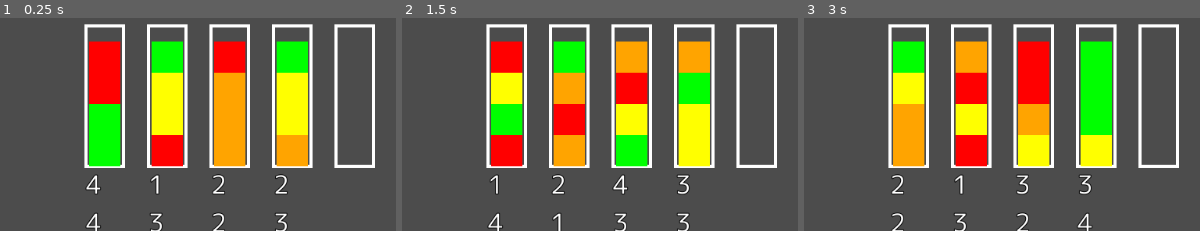
Above: before the commit, frames 1-3 (left to right).
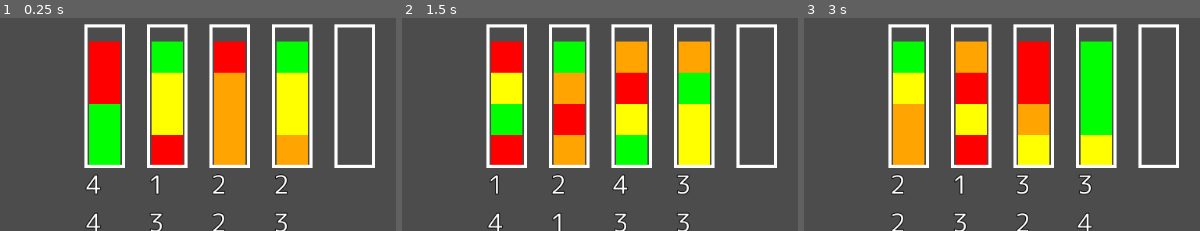
Above: after the commit, the same moments.

Repository: syun77/gd_sortpuzzle
Game: Godot game, scene res://Main.tscn
Same seed, same stepped clock (60 frames per second), same inputs: the game is played once before the commit and once after it.
Inputs:
- Up to frame 1 (0.25 s): no input
- Up to frame 2 (1.5 s): click "やり直し" at 0.5 s; click "次のゲーム" at 1.25 s
- Up to frame 3 (3 s): click "やり直し" at 2 s; click "次のゲーム" at 2.75 s
The pictures show only the part of the screen within x 1-51%, y 0-50%; the shares and areas given below are measured in that part.

The runs differ from the first frame. In frame 1, 0.4% of the frame differs, in the area x 22-78%, y 68-70%; in frame 2, 0.4%; in frame 3, 0.4%.

Commit message:
描画と処理の分離を実装

Diff:
--- a/Main.gd
+++ b/Main.gd
@@ -6,7 +6,7 @@
 # -------------------------------------------
 const TileBoxObj = preload("res://WaterTileBox.tscn")
 const TileObj = preload("res://WaterTile.tscn")
-const ReplayObj = preload("res://src/reply/ReplayMgr.gd")
+const ReplayObj = preload("res://src/replay/ReplayMgr.gd")
 
 # -------------------------------------------
 # consts.
@@ -21,9 +21,10 @@
 # -------------------------------------------
 # vars.
 # -------------------------------------------
-var _selected_box = WaterCommon.INVALID_BOX_IDX # 選んでいる箱.
+var _replay_mgr:ReplayMgr = null
+var _logic:WaterLogic = null
+
 var _box_list = []
-var _replay_mgr:ReplayMgr
 
 # -------------------------------------------
 # private functions.
@@ -32,85 +33,57 @@
 ## 開始.
 func _ready() -> void:
 	_replay_mgr = ReplayObj.new()
+	_logic = WaterLogic.new()
 
 	WaterCommon.new_game_rnd() # 乱数を初期化.
 	# シード値を入れる.
 	_spinbox_seed.value = WaterCommon.get_seed()
 
-	var box_num = 4
-	var tbl = []
-	for j in range(box_num):
-		for i in range(WaterCommon.BOX_CAPACITY_NUM):
-			tbl.append(j + 1) # 1始まり.
-	tbl.shuffle()
+	_logic.create(4, 1)
 
-	print(tbl)
-
-	var box:WaterTileBox = null
-	var box_idx = 0
-	for i in range(tbl.size()):
-		var v = tbl[i]
-		box_idx = int(i / WaterCommon.BOX_CAPACITY_NUM)
-		var tile_idx = i % WaterCommon.BOX_CAPACITY_NUM
-		if tile_idx == 0:
-			# 箱を生成.
-			box = TileBoxObj.instance()
-			box.setup(box_idx)
-			add_child(box)
-			_box_list.append(box)
-
-		# タイルを生成.
-		var tile = TileObj.instance()
-		tile.setup(box_idx, tile_idx, v)
-		box.push(tile)
-		add_child(tile)
-
-	# 空の容器を作っておく.
-	box_idx += 1
-	for i in range(1):
-		box = TileBoxObj.instance()
-		box.setup(box_idx)
+	# logicを元にゲームオブジェクトを生成する.
+	for i in range(_logic.count_box()):
+		var box = TileBoxObj.instance()
+		box.setup(i)
+		for j in range(_logic.count_tile(i)):
+			var color = _logic.get_tile_color(i, j)
+			if color == WaterCommon.eColor.NONE:
+				break
+			var tile = TileObj.instance()
+			tile.setup(i, j, color)
+			box.push(tile)
+			add_child(tile)
+		_box_list.append(box)
 		add_child(box)
-		_box_list.append(box)
-		box_idx += 1
 
 ## 更新.
 func _process(delta: float) -> void:
 	if Input.is_action_just_pressed("ui_click"):
 		# 箱の選択.
 		var box_idx = _focus_box()
-		# 2箇所選択したら入れ替える.
-		if _check_swap_box(_selected_box, box_idx):
-			# 入れ替え実行.
-			_swap_box(_selected_box, box_idx)
-			# 入れ替えできたら非選択にする.
-			box_idx = WaterCommon.INVALID_BOX_IDX
+		var data = ReplayData.new()
+		if _logic.update(box_idx, data):
+			# 入れ替えできたので表示の更新が必要.
+			print(data)
+			var src_box:WaterTileBox = _box_list[data.src_box]
+			var dst_box:WaterTileBox = _box_list[data.dst_box]
+			for _i in range(data.count):
+				var src_tile:WaterTile = src_box.pop()
+				dst_box.push(src_tile)
 
-		# 箱の選択状態の更新.
-		if _update_box_select(box_idx):
-			_selected_box = box_idx
-		else:
-			# 選択できなかった.
-			_selected_box = WaterCommon.INVALID_BOX_IDX
+		# 選択カーソルの更新.
+		box_idx = _logic.get_selected_box()
+		for box in _box_list:
+			if box.get_idx() == box_idx:
+				if box.is_selected():
+					box.set_selected(false) # すでに選択していたら解除.
+				else:
+					box.set_selected(true) # 選択している.
+			else:
+				box.set_selected(false)
 
 	_update_ui(delta)
 
-## 更新 > 箱の選択
-## @return 選択できたらtrue
-func _update_box_select(box_idx:int) -> bool:
-	var ret = false
-
-	for box in _box_list:
-		if box.get_idx() == box_idx:
-			if box.is_selected():
-				box.set_selected(false) # すでに選択していたら解除.
-			else:
-				box.set_selected(true) # 選択している.
-				ret = true # 選択できた.
-		else:
-			box.set_selected(false)
-
-	return ret
 
 ## マウスの位置にある箱を取得する.
 func _focus_box() -> int:
@@ -131,58 +104,6 @@
 	# 選択していない.
 	return -1
 
-## 交換可能かどうか.
-func _check_swap_box(src_idx:int, dst_idx:int) -> bool:
-	if src_idx == WaterCommon.INVALID_BOX_IDX or dst_idx == WaterCommon.INVALID_BOX_IDX:
-		return false # どちらかが無効の場合は交換できない.
-
-	if src_idx == dst_idx:
-		return false # 同じ場合も交換できない.
-
-	var src_box:WaterTileBox = _box_list[src_idx]
-	var dst_box:WaterTileBox = _box_list[dst_idx]
-
-	if src_box.empty():
-		return false # 空なので移動できない.
-
-	if dst_box.empty():
-		# 移動先が空なら無条件で移動可能.
-		return true
-
-	if dst_box.full():
-		return false # 一杯なので移動不可.
-
-	var src_color = src_box.top_color()
-	var dst_color = dst_box.top_color()
-	if src_color != dst_color:
-		return false # 色が誓う.
-
-	# 交換できる.
-	return true
-
-func _swap_box(src_idx:int, dst_idx:int) -> void:
-	var src_box:WaterTileBox = _box_list[src_idx]
-	var dst_box:WaterTileBox = _box_list[dst_idx]
-
-	while true:
-		var src_tile = src_box.pop()
-		var dst_color = dst_box.top_color()
-		if dst_box.empty() == false:
-			# 移動先が空でない.
-			if src_tile.get_color() != dst_color:
-				# 違う色になったので終了.
-				# 戻しておきます.
-				src_box.push(src_tile)
-				break
-
-		# 移動先に追加.
-		dst_box.push(src_tile)
-
-		if src_box.empty():
-			break # 空になったので終了.
-		if dst_box.full():
-			break # 一杯になったので終了.
-
 ## 更新 > UI.
 func _update_ui(_delta:float) -> void:
 	pass
--- a/WaterCommon.gd
+++ b/WaterCommon.gd
@@ -18,7 +18,8 @@
 const INVALID_BOX_IDX = -1 # 無効とする箱番号.
 
 enum eColor {
-	BLACK,
+	NONE, # 無効な色.
+
 	RED,
 	ORANGE,
 	YELLOW,
--- a/WaterTile.gd
+++ b/WaterTile.gd
@@ -40,7 +40,7 @@
 ## 色を取得する.
 func _get_color() -> Color:
 	match _color:
-		WaterCommon.eColor.BLACK:
+		WaterCommon.eColor.NONE:
 			return Color.black
 		WaterCommon.eColor.RED:
 			return Color.red
--- a/project.godot
+++ b/project.godot
@@ -12,14 +12,14 @@
 "base": "Reference",
 "class": "ReplayData",
 "language": "GDScript",
-"path": "res://src/reply/ReplayData.gd"
+"path": "res://src/replay/ReplayData.gd"
 }, {
 "base": "Reference",
 "class": "ReplayMgr",
 "language": "GDScript",
-"path": "res://src/reply/ReplayMgr.gd"
+"path": "res://src/replay/ReplayMgr.gd"
 }, {
-"base": "Node",
+"base": "Reference",
 "class": "WaterLogic",
 "language": "GDScript",
 "path": "res://src/field/WaterLogic.gd"
--- a/src/field/WaterLogic.gd
+++ b/src/field/WaterLogic.gd
@@ -1,5 +1,3 @@
-extends Node
-
 class_name WaterLogic
 
 ## タイルオブジェクト.
@@ -99,11 +97,23 @@
 	func set_selected(b:bool) -> void:
 		_selected = b
 
+	func count_tile() -> int:
+		return _stack.size()
+
+	func get_tile(pos:int) -> MyTile:
+		if pos < 0 or count_tile() <= pos:
+			return null
+		return _stack[pos]
+
 # ----------------------------------------------
 # vars.
 # ----------------------------------------------
 var _box_list = []
-
+var _selected_box = WaterCommon.INVALID_BOX_IDX # 選んでいる箱.
+
+# ----------------------------------------------
+# public functions.
+# ----------------------------------------------
 ## 生成.
 func create(fill_cnt:int, empty_cnt:int) -> void:
 	var tbl = []
@@ -129,7 +139,6 @@
 		var tile = MyTile.new()
 		tile.setup(box_idx, tile_idx, v)
 		box.push(tile)
-		add_child(tile)
 
 	# 空の容器を作っておく.
 	box_idx += 1
@@ -138,3 +147,138 @@
 		box.setup(box_idx)
 		_box_list.append(box)
 		box_idx += 1
+
+## 更新.]
+func update(box_idx:int, data:ReplayData) -> bool:
+	var ret = false # 入れ替えできたかどうか.
+
+	# 2箇所選択したら入れ替える.
+	if _check_swap_box(_selected_box, box_idx):
+		# 入れ替え実行.
+		data.count = _swap_box(_selected_box, box_idx)
+
+		# 返却用データの設定.
+		data.src_box = _selected_box
+		data.dst_box = box_idx
+		ret = true
+
+		# 入れ替えできたら非選択にする.
+		box_idx = WaterCommon.INVALID_BOX_IDX
+
+	# 箱の選択状態の更新.
+	if _update_box_select(box_idx):
+		_selected_box = box_idx
+	else:
+		# 選択できなかった.
+		_selected_box = WaterCommon.INVALID_BOX_IDX
+
+	return ret
+
+# ----------------------------------------------
+# private functions.
+# ----------------------------------------------
+## 交換可能かどうか.
+func _check_swap_box(src_idx:int, dst_idx:int) -> bool:
+	if src_idx == WaterCommon.INVALID_BOX_IDX or dst_idx == WaterCommon.INVALID_BOX_IDX:
+		return false # どちらかが無効の場合は交換できない.
+
+	if src_idx == dst_idx:
+		return false # 同じ場合も交換できない.
+
+	var src_box:MyBox = _box_list[src_idx]
+	var dst_box:MyBox = _box_list[dst_idx]
+
+	if src_box.empty():
+		return false # 空なので移動できない.
+
+	if dst_box.empty():
+		# 移動先が空なら無条件で移動可能.
+		return true
+
+	if dst_box.full():
+		return false # 一杯なので移動不可.
+
+	var src_color = src_box.top_color()
+	var dst_color = dst_box.top_color()
+	if src_color != dst_color:
+		return false # 色が誓う.
+
+	# 交換できる.
+	return true
+
+## 交換を実行する.
+## @return 移動した数.
+func _swap_box(src_idx:int, dst_idx:int) -> int:
+	var ret = 0
+
+	var src_box:MyBox = _box_list[src_idx]
+	var dst_box:MyBox = _box_list[dst_idx]
+
+	while true:
+		var src_tile = src_box.pop()
+		var dst_color = dst_box.top_color()
+		if dst_box.empty() == false:
+			# 移動先が空でない.
+			if src_tile.get_color() != dst_color:
+				# 違う色になったので終了.
+				# 戻しておきます.
+				src_box.push(src_tile)
+				break
+
+		# 移動先に追加.
+		dst_box.push(src_tile)
+		ret += 1
+
+		if src_box.empty():
+			break # 空になったので終了.
+		if dst_box.full():
+			break # 一杯になったので終了.
+
+	return ret
+
+## 更新 > 箱の選択
+## @return 選択できたらtrue
+func _update_box_select(box_idx:int) -> bool:
+	var ret = false
+
+	for box in _box_list:
+		if box.get_idx() == box_idx:
+			if box.is_selected():
+				box.set_selected(false) # すでに選択していたら解除.
+			else:
+				box.set_selected(true) # 選択している.
+				ret = true # 選択できた.
+		else:
+			box.set_selected(false)
+
+	return ret
+# ----------------------------------------------
+# properties.
+# ----------------------------------------------
+func get_selected_box() -> int:
+	return _selected_box
+
+func count_box() -> int:
+	return _box_list.size()
+
+func get_box(idx:int) -> MyBox:
+	if idx < 0 or count_box() <= idx:
+		return null
+	return _box_list[idx]
+
+func count_tile(idx:int) -> int:
+	var box:MyBox = get_box(idx)
+	if box == null:
+		return 0
+	return box.count_tile()
+
+func get_tile_color(box_idx:int, tile_pos:int) -> int:
+	var box:MyBox = get_box(box_idx)
+	if box == null:
+		return WaterCommon.eColor.NONE # 無効.
+
+	if tile_pos < 0 or box.count_tile() <= tile_pos:
+		return WaterCommon.eColor.NONE # 無効.
+
+	var tile:MyTile = box.get_tile(tile_pos)
+	return tile.get_color()
--- a/src/reply/ReplayData.gd
+++ b/src/replay/ReplayData.gd
@@ -10,3 +10,15 @@
 var src_box = WaterCommon.INVALID_BOX_IDX
 ## 移動先の箱.
 var dst_box = WaterCommon.INVALID_BOX_IDX
+## 移動した数.
+var count = 0
+
+
+# -----------------------------
+# public functions.
+# -----------------------------
+# -----------------------------
+# private functions.
+# -----------------------------
+func _to_string() -> String:
+	return "src:%d dst:%d count:%d"%[src_box, dst_box, count]
Renamed: src/reply/ReplayMgr.gd -> src/replay/ReplayMgr.gd
